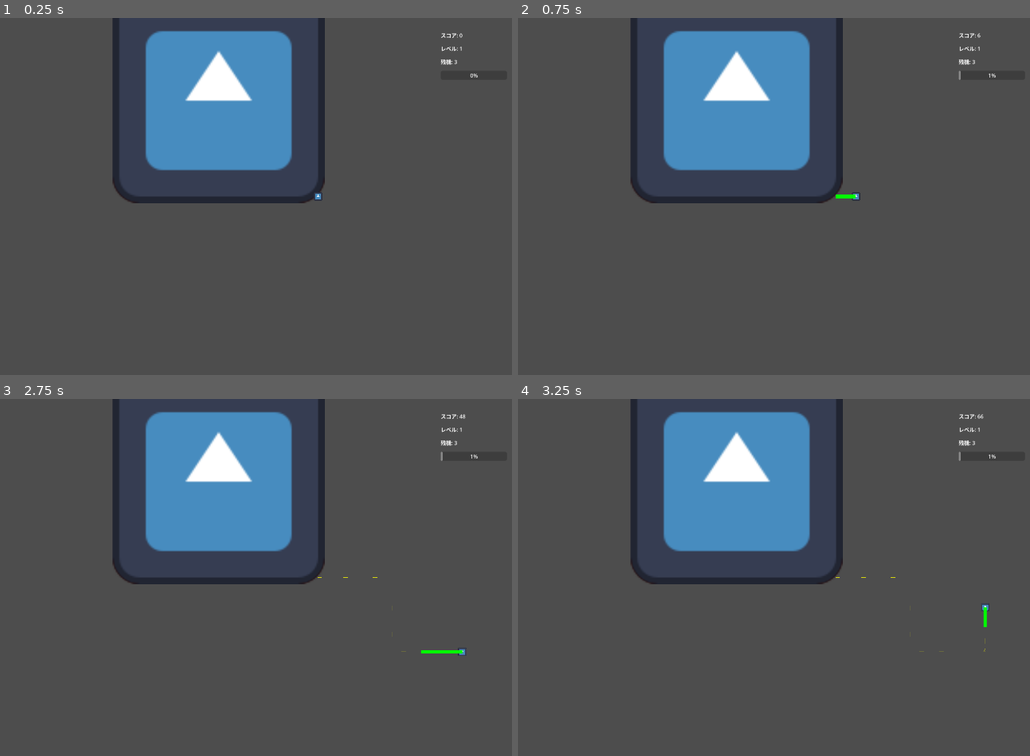
Above: before the commit, frames 1-4 (two rows, left to right).
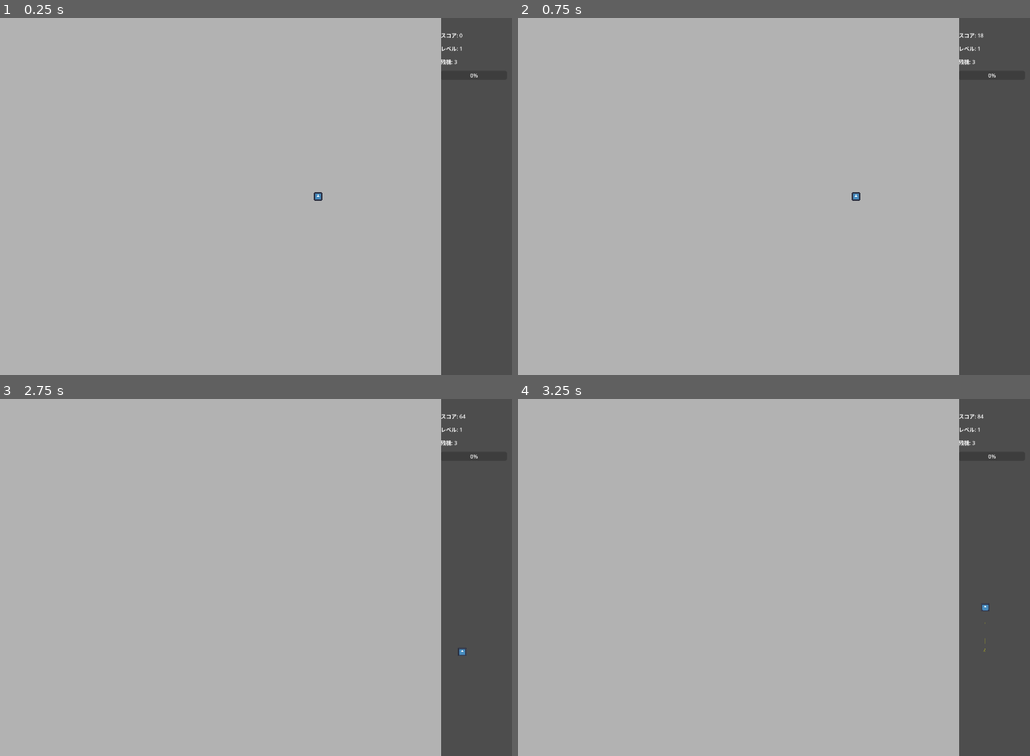
Above: after the commit, the same moments.

Repository: IceSeeds/qix_like_game_vp
Game: Godot game, scene res://scenes/Main.tscn
The game is run twice, just before and just after one commit, with the same random seed, the same clock (stepped at 60 frames per second) and the same inputs. The engine's default icon, where the game draws it, is replaced by a stand-in: a white triangle on a blue panel in a dark square.
Inputs:
- Up to frame 1 (0.25 s): no input
- Up to frame 2 (0.75 s): tap Enter (ui_accept) at 0.5 s; hold Right (ui_right) from 0.53 s (still down); tap X (draw_fast) at 0.6 s
- Up to frame 3 (2.75 s): tap Enter (ui_accept) at 0.77, 1.07, 1.52, 1.82, 2.3 s; tap Z (draw_slow) at 0.8, 1.35 s; release Right (ui_right) at 1.28 s; hold Down (ui_down) 1.28-2.03 s; tap Space (ui_select) at 1.55, 2.1 s; hold Right (ui_right) from 2.03 s (still down)
- Up to frame 4 (3.25 s): tap Enter (ui_accept) at 2.75, 2.85, 3.02 s; release Right (ui_right) at 2.78 s; hold Up (ui_up) from 2.78 s (still down); tap X (draw_fast) at 3.05 s

The runs differ from the first frame. In frame 1, 86% of the frame differs, in the area x 0-87%, y 0-100%; in frame 2, 86%; in frame 3, 86%; in frame 4, 86%, in the area x 0-93%, y 0-100%.

Commit message:
init images

Diff:
--- a/scenes/Main.tscn
+++ b/scenes/Main.tscn
@@ -44,12 +44,10 @@
 
 [node name="Boundary" type="Line2D" parent="GameArea"]
 
+[node name="ImageSelector" type="Node" parent="GameArea"]
+script = ExtResource("6_c01mt")
+
 [node name="UIArea" type="Node2D" parent="."]
-
-[node name="ImageLayers" type="Node2D" parent="."]
 
 [node name="UIManager" type="Node" parent="."]
 script = ExtResource("5_vcsgt")
-
-[node name="ImageSelector" type="Node" parent="."]
-script = ExtResource("6_c01mt")
--- a/scripts/image_layers.gd
+++ b/scripts/image_layers.gd
@@ -5,28 +5,47 @@
 var mask_bitmap: BitMap
 var current_mask_texture: ImageTexture
 
-# image_layers.gdの_ready関数内に追加
 func _ready():
 	# 画像の初期化
 	bottom_image = $BottomImage
 	top_image = $TopImage
 
-	# テスト用の仮画像を設定
-	var temp_texture = load("res://icon.svg")
+	# 初期状態では空の状態にしておく
+	if bottom_image and top_image:
+		# 画像サイズを設定
+		#bottom_image.scale = Vector2(5, 5)
+		#top_image.scale = Vector2(5, 5)
+		bottom_image.scale = Vector2(1, 1)
+		top_image.scale = Vector2(1, 1)
 
-	if bottom_image and top_image:
-		bottom_image.texture = temp_texture
-		top_image.texture = temp_texture
+		# 画像セレクタから初期画像をロード
+		var image_selector = get_parent().get_node("ImageSelector")
+		if image_selector:
+			var initial_pair = image_selector.get_random_image_pair()
+			print( initial_pair )
+			if initial_pair:
+				load_image_pair(initial_pair["top"], initial_pair["bottom"])
+			else:
+				# 画像が見つからない場合は空の状態を初期化
+				init_empty_state()
+				print( "画像が見つからない場合は空の状態を初期化" )
+		else:
+			print( "image_selectorが見つからない場合は空の状態を初期化" )
+			init_empty_state()
 
-		# 下層画像を赤色に設定（明確な視覚的差異のため）
-		bottom_image.modulate = Color(1, 0, 0, 1)  # 赤色
+# 画像がない場合の初期化
+func init_empty_state():
+	# 透明な画像を作成
+	var empty_image = Image.create(128, 128, false, Image.FORMAT_RGBA8)
+	empty_image.fill(Color(0, 0, 0, 0))
 
-		# 画像サイズを設定
-		bottom_image.scale = Vector2(5, 5)
-		top_image.scale = Vector2(5, 5)
+	var empty_texture = ImageTexture.create_from_image(empty_image)
 
-		# マスクの初期化
-		init_mask()
+	bottom_image.texture = empty_texture
+	top_image.texture = empty_texture
+
+	# マスクの初期化
+	init_mask()
 
 func init_mask():
 	# マスクの初期化
@@ -37,24 +56,28 @@
 	# マスク用テクスチャの初期化
 	current_mask_texture = ImageTexture.create_from_image(img)
 
-	# シェーダーマテリアルの設定（簡易版）
+	# シェーダーマテリアルの設定
 	var shader_material = ShaderMaterial.new()
 
-	# シンプルなマスクシェーダーを作成
-	var shader_code = """
-	shader_type canvas_item;
-	uniform sampler2D mask_texture : hint_default_white;
+	# シェーダーファイルの読み込み
+	var shader = load("res://shaders/mask.gdshader")
+	if shader:
+		shader_material.shader = shader
+	else:
+		# シェーダーファイルがない場合はコードから生成
+		shader_material.shader = Shader.new()
+		shader_material.shader.code = """
+		shader_type canvas_item;
+		uniform sampler2D mask_texture : hint_default_white;
 
-	void fragment() {
-		vec4 color = texture(TEXTURE, UV);
-		float mask = texture(mask_texture, UV).a;
-		color.a *= mask;
-		COLOR = color;
-	}
-	"""
+		void fragment() {
+			vec4 color = texture(TEXTURE, UV);
+			float mask = texture(mask_texture, UV).a;
+			color.a *= mask;
+			COLOR = color;
+		}
+		"""
 
-	shader_material.shader = Shader.new()
-	shader_material.shader.code = shader_code
 	shader_material.set_shader_parameter("mask_texture", current_mask_texture)
 	top_image.material = shader_material
 
@@ -143,12 +166,11 @@
 	var cut_pixels = calculate_cut_pixels()
 	return (cut_pixels / float(total_pixels)) * 100
 
-# 切り取ったピクセル数を計算の修正
+# 切り取ったピクセル数を計算
 func calculate_cut_pixels():
 	var count = 0
 	for y in range(mask_bitmap.get_size().y):
 		for x in range(mask_bitmap.get_size().x):
-			# ここを修正
 			if not mask_bitmap.get_bit(x, y):
 				count += 1
 	return count
--- a/scripts/image_selector.gd
+++ b/scripts/image_selector.gd
@@ -4,17 +4,22 @@
 var bottom_images = []
 var used_pairs = []
 
+var load_avaiable: bool = false
+
 func _ready():
 	load_available_images()
 
 func load_available_images():
+	if load_avaiable:
+		return null
+
 	# 利用可能な画像を読み込む
 	var dir = DirAccess.open("res://images/top")
 	if dir:
 		dir.list_dir_begin()
 		var file_name = dir.get_next()
 		while file_name != "":
-			if file_name.ends_with(".png"):
+			if file_name.ends_with(".png") or file_name.ends_with(".jpg"):
 				top_images.append("res://images/top/" + file_name)
 			file_name = dir.get_next()
 
@@ -23,23 +28,52 @@
 		dir.list_dir_begin()
 		var file_name = dir.get_next()
 		while file_name != "":
-			if file_name.ends_with(".png"):
+			if file_name.ends_with(".png") or file_name.ends_with(".jpg"):
 				bottom_images.append("res://images/bottom/" + file_name)
 			file_name = dir.get_next()
 
 	print("読み込んだ画像: ", top_images.size(), "個のトップ画像, ", bottom_images.size(), "個のボトム画像")
 
-	# テスト用のアイコンを一時的に追加
+	# 画像がない場合はデモ用のダミー画像を作成
 	if top_images.size() == 0:
-		top_images.append("res://icon.svg")
-		print( "top_img, test用画像" )
+		create_dummy_image("res://images/top/demo_top.png")
+		top_images.append("res://images/top/demo_top.png")
+
 	if bottom_images.size() == 0:
-		bottom_images.append("res://icon.svg")
-		print( "bottom_img, test用画像" )
+		create_dummy_image("res://images/bottom/demo_bottom.png")
+		bottom_images.append("res://images/bottom/demo_bottom.png")
+
+	load_avaiable = true
+
+# デモ用のダミー画像を作成
+func create_dummy_image(path):
+	var img = Image.create(128, 128, false, Image.FORMAT_RGBA8)
+
+	# 色を塗る
+	var is_top = "top" in path
+	var color = Color(0, 0, 1, 1) if is_top else Color(1, 0, 0, 1)
+	img.fill(color)
+
+	# 簡単な模様を描く
+	for x in range(128):
+		for y in range(128):
+			if (x + y) % 16 == 0:
+				img.set_pixel(x, y, Color(1, 1, 1, 1))
+
+	# 画像を保存
+	var dir = path.get_base_dir()
+	if not DirAccess.dir_exists_absolute(dir):
+		DirAccess.make_dir_recursive_absolute(dir)
+
+	img.save_png(path)
 
 func get_random_image_pair():
+	#読み込みチェック
+	load_available_images()
+
 	# 画像ペアをランダムに選択
 	if top_images.size() == 0 or bottom_images.size() == 0:
+		print( "画像ペアをランダムに選択が空配列" )
 		return null
 
 	var pair = {
--- a/scripts/player.gd
+++ b/scripts/player.gd
@@ -5,6 +5,7 @@
 var draw_points = []
 var draw_mode = "slow"  # "slow" または "fast"
 var drawing_line: Line2D
+var can_draw = true
 
 func _ready():
 	drawing_line = get_node("../DrawingLine")
@@ -20,12 +21,14 @@
 	move_and_slide()
 
 	# 描画状態の処理
-	if Input.is_action_just_pressed("ui_accept"):
-		start_drawing("slow")
-	elif Input.is_action_just_pressed("ui_select"):
-		start_drawing("fast")
-	elif Input.is_action_just_released("ui_accept") or Input.is_action_just_released("ui_select"):
-		end_drawing()
+	if can_draw:
+		if Input.is_action_just_pressed("ui_accept") or Input.is_action_just_pressed("draw_slow"):
+			start_drawing("slow")
+		elif Input.is_action_just_pressed("ui_select") or Input.is_action_just_pressed("draw_fast"):
+			start_drawing("fast")
+		elif (Input.is_action_just_released("ui_accept") or Input.is_action_just_released("draw_slow") or
+			  Input.is_action_just_released("ui_select") or Input.is_action_just_released("draw_fast")) and drawing:
+			end_drawing()
 
 	# 描画中なら点を追加
 	if drawing:
@@ -52,7 +55,6 @@
 	else:
 		drawing_line.default_color = Color(1, 0, 0, 1)  # 赤色 (FAST DRAW)
 
-# player.gd の end_drawing 関数に追加
 func end_drawing():
 	if drawing and draw_points.size() > 2:
 		# 最後の点を追加して閉じる
@@ -83,3 +85,28 @@
 		debug_line.default_color = Color(1, 1, 0, 0.5)  # 黄色半透明
 		debug_line.width = 1.0
 		get_parent().add_child(debug_line)
+
+	drawing = false
+	draw_points.clear()
+	drawing_line.clear_points()
+
+# 描画失敗時の処理（Qixなどの敵に接触した場合）
+func drawing_fail():
+	if drawing:
+		drawing = false
+		draw_points.clear()
+		drawing_line.clear_points()
+
+		# 残機を減らす
+		var ui_manager = get_parent().get_parent().get_node("UIManager")
+		if ui_manager:
+			ui_manager.lose_life()
+
+		# 一時的に描画を無効にする
+		can_draw = false
+		modulate = Color(1, 0, 0, 1)  # 赤色に点滅
+
+		# 2秒後に回復
+		await get_tree().create_timer(2.0).timeout
+		can_draw = true
+		modulate = Color(1, 1, 1, 1)  # 通常色に戻す
--- a/scripts/qix.gd
+++ b/scripts/qix.gd
@@ -1,4 +1,3 @@
-# scripts/qix.gd
 extends CharacterBody2D
 
 @export var speed = 200.0
@@ -14,11 +13,17 @@
 	).normalized() * speed
 
 	# 境界を設定
-	var parent = get_parent()
-	if parent is Node2D:
-		var area_rect = Rect2(Vector2.ZERO, Vector2(1344, 1728))  # 仮の値、実際には親ノードから取得
-		boundary_min = area_rect.position
-		boundary_max = area_rect.position + area_rect.size
+	var image_layers = get_parent().get_node("ImageLayers")
+	if image_layers and image_layers.top_image:
+		var top_image = image_layers.top_image
+		var size = top_image.get_rect().size * top_image.scale
+		boundary_min = top_image.global_position - size/2
+		boundary_max = top_image.global_position + size/2
+	else:
+		# デフォルトの境界
+		var parent = get_parent()
+		boundary_min = Vector2.ZERO
+		boundary_max = Vector2(600, 600)  # 仮の値
 
 func _physics_process(delta):
 	# 一定確率で方向転換
@@ -50,7 +55,7 @@
 	if player and player.drawing:
 		var draw_line = get_parent().get_node("DrawingLine")
 		if draw_line and draw_line.points.size() > 1:
-			# 簡易的な衝突判定（本来はもっと精密な判定が必要）
+			# 簡易的な衝突判定
 			for i in range(draw_line.points.size() - 1):
 				var segment_start = draw_line.to_global(draw_line.points[i])
 				var segment_end = draw_line.to_global(draw_line.points[i + 1])
